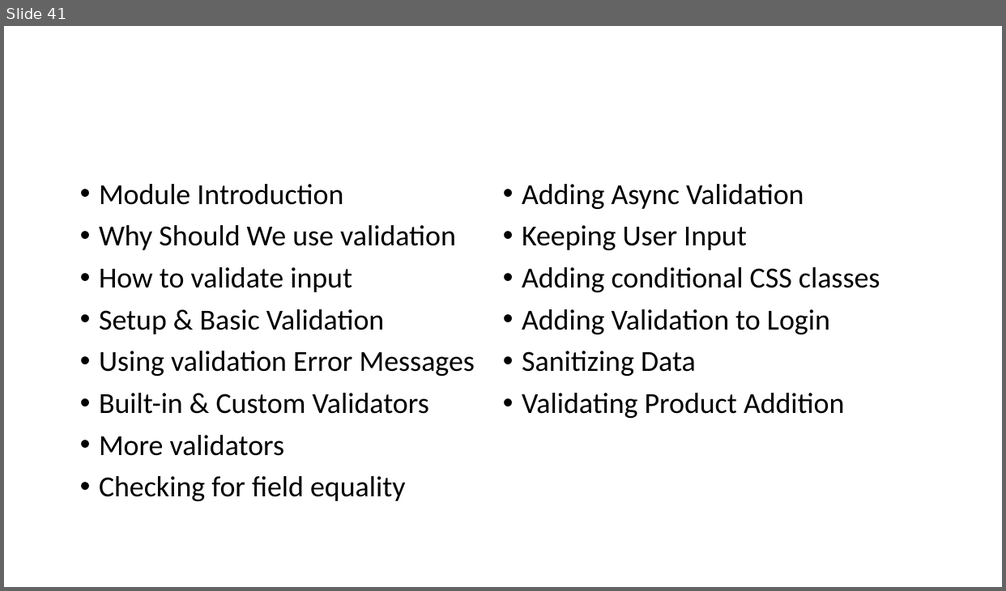
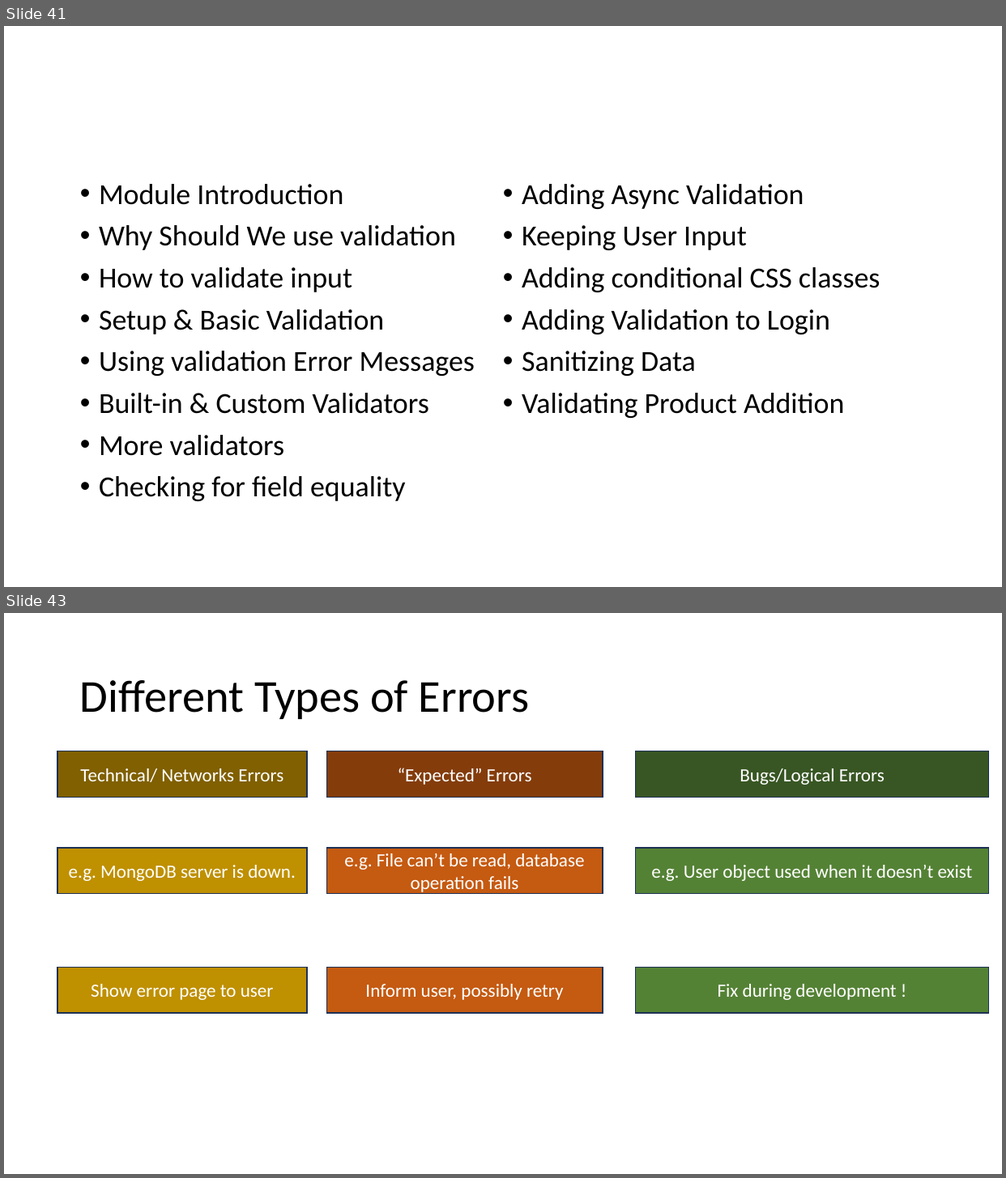
Before and after one commit to PiyushChaturvedii/Batch04, a slide deck: Database.pptx. Shown one above the other, each under a label of ours: slide 41 before the commit, slides 41 and 43 after it; the slides between them are not shown. The pictures are 1006x591 and 1006x1178 pixels, drawn with LibreOffice and Linux fonts; fonts in the diff are those of the drawing. Boxes give left, top, right and bottom in pixels: in the first picture for what was removed or moved away, otherwise in the second. Text is boxed around its words. In the diff, an @@ line names an element or a change of style, - is before the commit and + after.

Commit message:
Error Handling

```diff
--- a/Database.pptx
+++ b/Database.pptx
@@ slide 43 added at [4, 613, 1002, 1174], background #FFFFFF @@
@@ title added at [80, 680, 530, 719], 44 pt, text #000000 @@
+Different Types of Errors
@@ rectangle added at [57, 752, 306, 797], fill #806000, outline #1E3256 1 pt, 18 pt, text #FFFFFF @@
+Technical/ Networks Errors
@@ rectangle added at [326, 752, 603, 797], fill #843C0B, outline #1E3256 1 pt, 18 pt, text #FFFFFF @@
+“Expected” Errors
@@ rectangle added at [636, 752, 988, 797], fill #385723, outline #1E3256 1 pt, 18 pt, text #FFFFFF @@
+Bugs/Logical Errors
@@ rectangle added at [57, 848, 306, 894], fill #BF9000, outline #1E3256 1 pt, 18 pt, text #FFFFFF @@
+e.g. MongoDB server is down.
@@ rectangle added at [326, 848, 603, 894], fill #C55A11, outline #1E3256 1 pt, 18 pt, text #FFFFFF @@
+e.g. File can’t be read, database operation fails
@@ rectangle added at [636, 848, 988, 894], fill #548235, outline #1E3256 1 pt, 18 pt, text #FFFFFF @@
+e.g. User object used when it doesn’t exist
@@ rectangle added at [57, 967, 306, 1013], fill #BF9000, outline #1E3256 1 pt, 18 pt, text #FFFFFF @@
+Show error page to user
@@ rectangle added at [326, 967, 603, 1013], fill #C55A11, outline #1E3256 1 pt, 18 pt, text #FFFFFF @@
+Inform user, possibly retry
@@ rectangle added at [636, 967, 988, 1013], fill #548235, outline #1E3256 1 pt, 18 pt, text #FFFFFF @@
+Fix during development !
```
Also in this commit, not shown: 2 other slides added, 40 other files.
